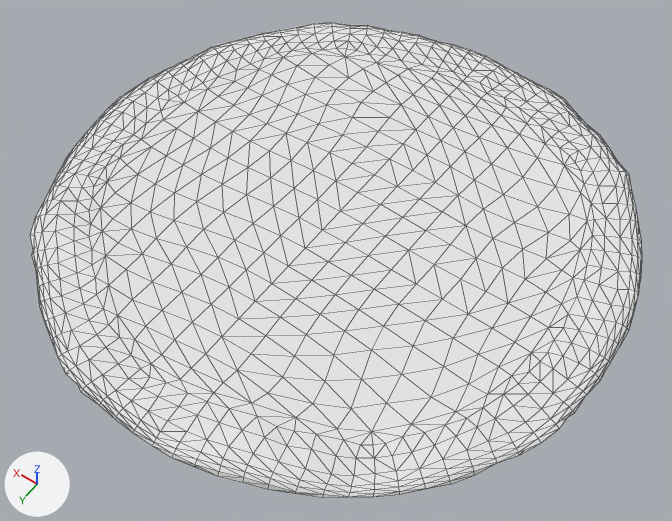
A saved change to the Blender file Framework/Resource/Environment/Cave/FloorDome.blend.
The view is the same before and after, from a 50 mm camera at (-15.7, 22.1, 31.4) aimed at (-0.9, 1.4, -1.1). The lights are fixed; the arrows at lower left show +X, +Y and +Z. Mesh edges are drawn as thin lines.

Script lines for the objects in view, before the commit:
```python
mat_mi_env_nature_cave_cavefloor = diffuse_material('MI_ENV_NATURE_Cave_CaveFloor')
mat_mi_env_nature_cave_cavefloor.base_color = (0.8, 0.8, 0.8)  # white #e7e7e7
me_sm_env_nature_cave_floor_dome_l_md = bpy.data.meshes.new('SM_ENV_NATURE_Cave_Floor_Dome_L.md')
me_sm_env_nature_cave_floor_dome_l_md.from_pydata(...)  # 871 vertices, 1652 faces; spans x -13.2..13.2, y -13.2..13.2, z 0.0..0.5
me_sm_env_nature_cave_floor_dome_l_md.materials.append(mat_mi_env_nature_cave_cavefloor)  # white #e7e7e7
ob_sm_env_nature_cave_floor_dome_l_mo = bpy.data.objects.new('SM_ENV_NATURE_Cave_Floor_Dome_L.mo', me_sm_env_nature_cave_floor_dome_l_md)
ob_sm_env_nature_cave_floor_dome_l_mo.location = (0.0, 0.0, 0.0)
```
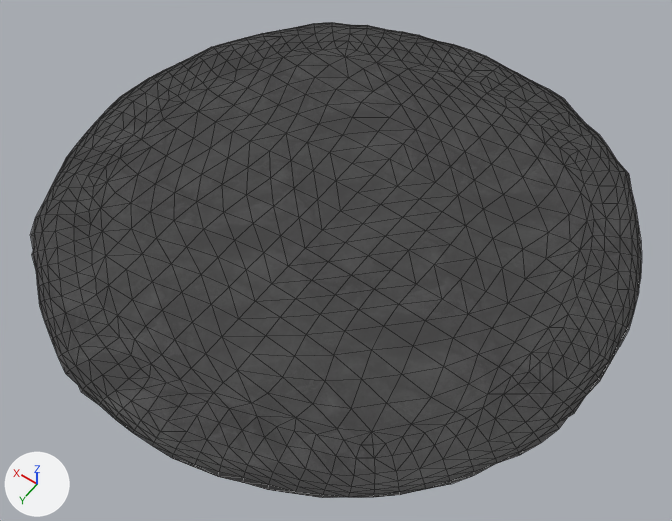
Location of each change, (x1, y1, x2, y2) in pixels of the pictures (672 x 521 px):
'SM_ENV_NATURE_Cave_Floor_Dome_L.mo', surface changed (white to grey): (30, 22, 642, 498) in both

What changed in the scene script:
```text
Add img_t_env_nautre_cave_floor_01_bc_dds:
    img_t_env_nautre_cave_floor_01_bc_dds = load_image('T_ENV_NAUTRE_Cave_Floor_01_BC.dds', 'T_ENV_NAUTRE_Cave_Floor_01_BC.dds', 1024, 1024, 'sRGB')
Add img_t_env_nautre_cave_floor_01_mra_dds:
    img_t_env_nautre_cave_floor_01_mra_dds = load_image('T_ENV_NAUTRE_Cave_Floor_01_MRA.dds', 'T_ENV_NAUTRE_Cave_Floor_01_MRA.dds', 1024, 1024, 'sRGB')
Change mat_mi_env_nature_cave_cavefloor:
    remove # nodes: BsdfDiffuse, OutputMaterial
    nodes: BsdfPrincipled, OutputMaterial, SeparateColor, TexImage x2
    uses the picture img_t_env_nautre_cave_floor_01_bc_dds
    uses the picture img_t_env_nautre_cave_floor_01_mra_dds
```
